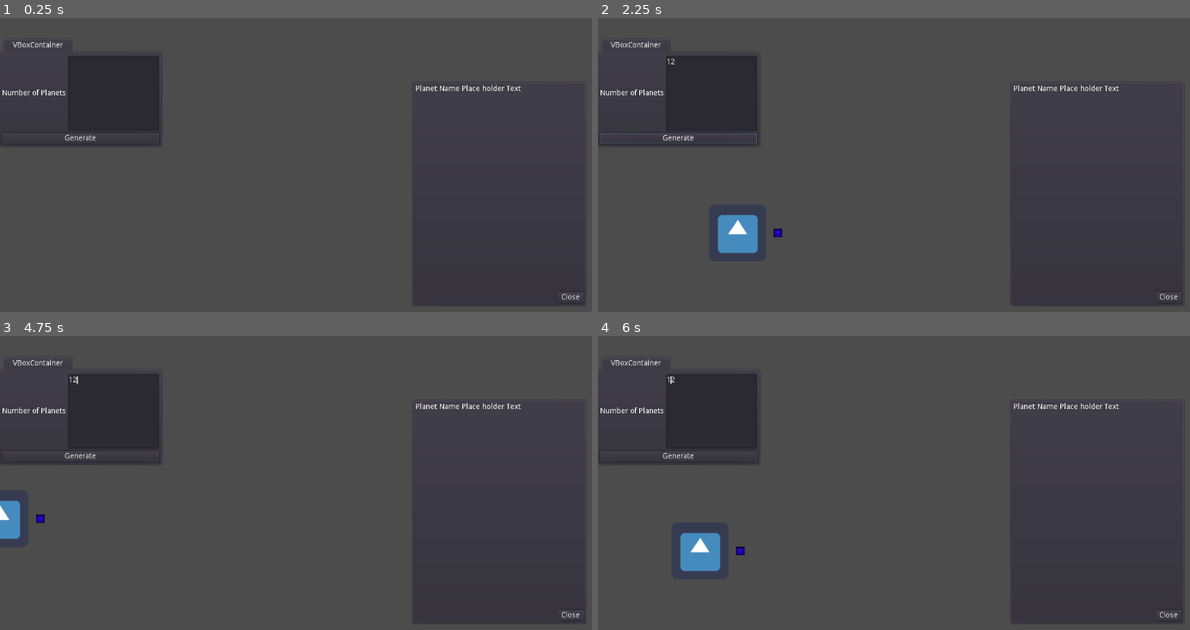
Above: before the commit, frames 1-4 (two rows, left to right).
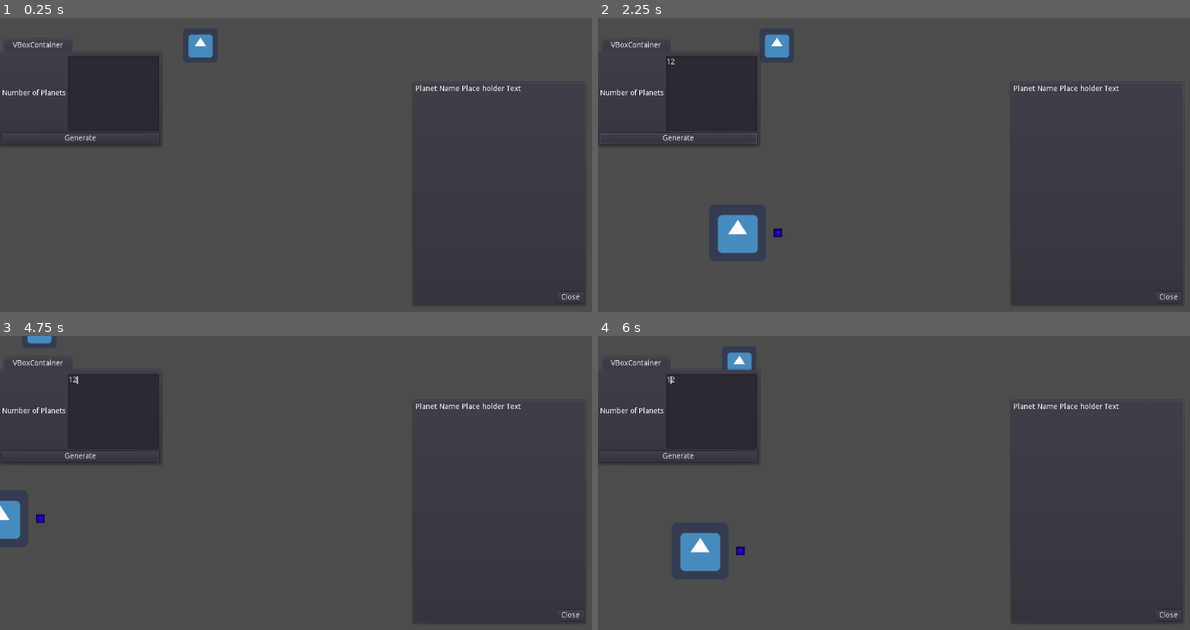
Above: after the commit, the same moments.

Repository: ctrostel90/Gui_Learning
Game: Godot game, scene res://Main.tscn
Same seed, same stepped clock (60 frames per second), same inputs: the game is played once before the commit and once after it. The engine's default icon, where the game draws it, is replaced by a stand-in: a white triangle on a blue panel in a dark square.
Inputs (mouse positions are in pixels of both pictures, inside the frame that each line leads up to):
- Up to frame 1 (0.25 s): no input
- Up to frame 2 (2.25 s): click (710, 94) at 0.52 s; type "12" at 0.6 s; click "Generate" at 1.25 s; tap Enter at 2 s; move the mouse to (757, 232) at 2.02 s; hold Right (ui_right) from 2.03 s (still down); click (757, 232) at 2.17 s
- Up to frame 3 (4.75 s): move the mouse to (124, 550) at 2.77 s; release Right (ui_right) at 2.78 s; hold Down (ui_down) 2.78-3.53 s; click (124, 550) at 2.92 s; move the mouse to (414, 444) at 3.52 s; hold Right (ui_right) 3.53-4.28 s; click (414, 444) at 3.67 s; move the mouse to (307, 606) at 4.27 s; hold Up (ui_up) from 4.28 s (still down); click (307, 606) at 4.42 s
- Up to frame 4 (6 s): move the mouse to (1148, 588) at 5.02 s; release Up (ui_up) at 5.03 s; hold Left (ui_left) from 5.03 s (still down); click (1148, 588) at 5.17 s; move the mouse to (734, 471) at 5.77 s; click (734, 471) at 5.92 s

The runs differ from the first frame. In frame 1, 0.3% of the frame differs, in the area x 31-36%, y 5-14%; in frame 2, 0.3%; in frame 3, 0.1%; in frame 4, 0.3%.
Error in both runs: Invalid get index 'type' (on base: 'InputEventMouseMotion'). (res://scripts/planetScript.gd:5)

Commit message:
Click Testing
Trying to figure out how to make sprites clickable

Diff:
--- a/Main.tscn
+++ b/Main.tscn
@@ -1,8 +1,10 @@
-[gd_scene load_steps=4 format=2]
+[gd_scene load_steps=6 format=2]
 
 [ext_resource path="res://Camera2D.gd" type="Script" id=1]
 [ext_resource path="res://Main.gd" type="Script" id=2]
 [ext_resource path="res://scenes/ui/PlanetInfoUI.tscn" type="PackedScene" id=3]
+[ext_resource path="res://icon.png" type="Texture" id=5]
+[ext_resource path="res://Sprite.gd" type="Script" id=6]
 
 [node name="Main" type="Node"]
 script = ExtResource( 2 )
@@ -63,4 +65,9 @@
 text = "Generate"
 
 [node name="PlanetInfoUI" parent="UI" instance=ExtResource( 3 )]
+
+[node name="Sprite" type="Sprite" parent="."]
+position = Vector2( 746.324, 102.196 )
+texture = ExtResource( 5 )
+script = ExtResource( 6 )
 [connection signal="pressed" from="UI/TabContainer/VBoxContainer/GenerateSystem" to="." method="_on_GenerateSystem_pressed"]
--- /dev/null
+++ b/Sprite.gd
@@ -0,0 +1,10 @@
+extends Sprite
+
+
+func _unhandled_input(event):
+	if event is InputEventMouseButton and event.pressed and not event.is_echo() and event.button_index == BUTTON_LEFT:
+		print(to_global(get_rect().position))
+		print(to_local(event.position))
+		if get_rect().has_point(to_local(event.position)):
+			print('test')
+			get_tree().set_input_as_handled() # if you don't want subsequent input callbacks to respond to this input
--- /dev/null
+++ b/Test.gd
@@ -0,0 +1,20 @@
+extends Area2D
+
+
+# Declare member variables here. Examples:
+# var a = 2
+# var b = "text"
+
+
+# Called when the node enters the scene tree for the first time.
+func _ready():
+	pass # Replace with function body.
+
+
+# Called every frame. 'delta' is the elapsed time since the previous frame.
+#func _process(delta):
+#	pass
+
+
+func _on_Area2D_input_event(viewport, event, shape_idx):
+	print(event.type)
